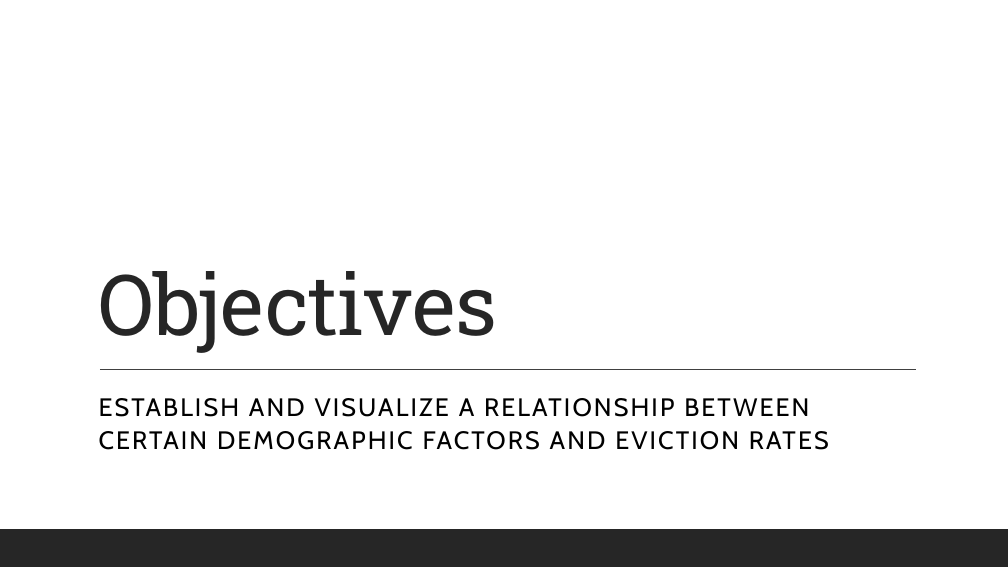
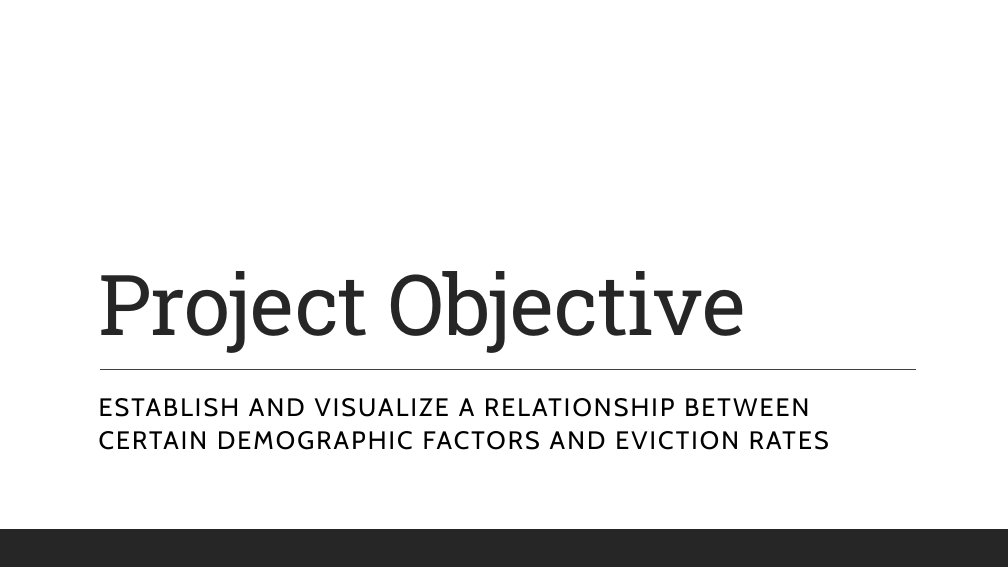
Before and after one commit to CecilyGriffin/EvictionPrediction, a slide deck: slide 6 of EvictionPrediction.pptx (slide 5 before the commit). Drawn at 1008x567 pixels with LibreOffice and Linux fonts; fonts in the diff are those of the drawing. Boxes give left, top, right and bottom in pixels: in the first picture for what was removed or moved away, otherwise in the second. Text is boxed around its words. In the diff, an @@ line names an element or a change of style, - is before the commit and + after.

Commit message:
ppt

```diff
--- a/EvictionPrediction.pptx
+++ b/EvictionPrediction.pptx
@@ title at box(98, 271, 745, 353): text changed @@
-Objectives
+Project Objective
```
Also in this commit, not shown: 2 other slides changed, 1 slide added.
